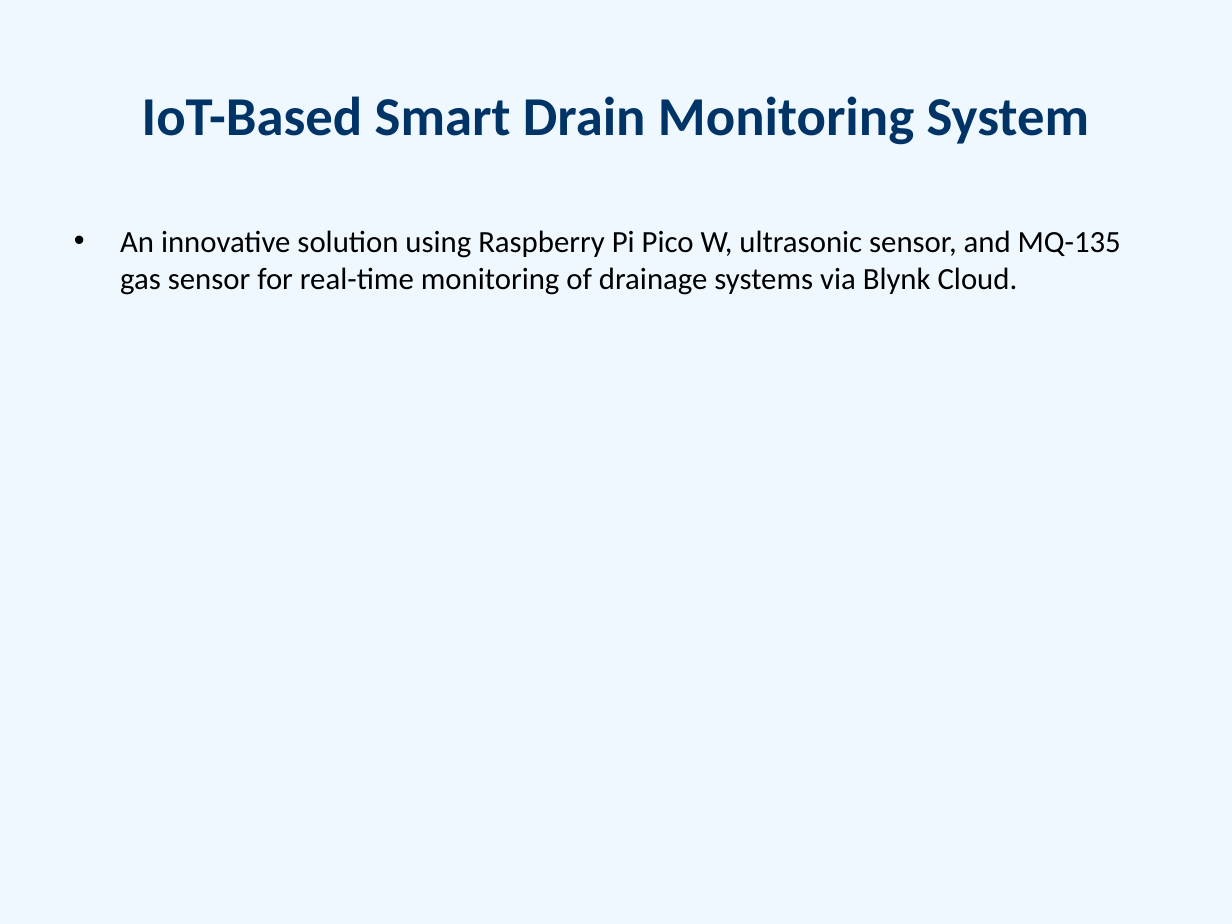
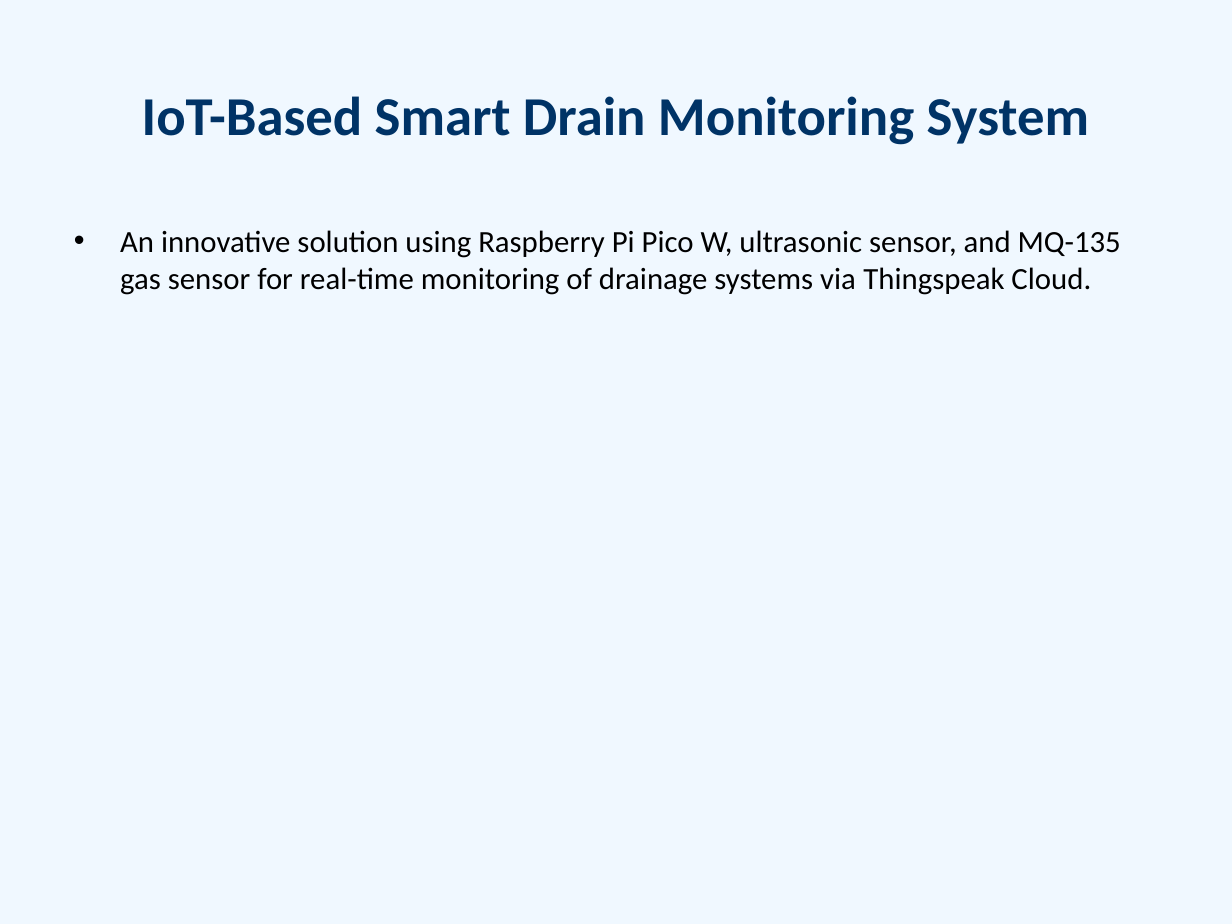
Before and after one commit to GaneshVardhan04/Smart-Drain-Monitoring-and-Alert-System, a slide deck: slide 1 of IoT_Smart_Drain_Monitoring_Presentation.pptx. Drawn at 1232x924 pixels with LibreOffice and Linux fonts; fonts in the diff are those of the drawing. Boxes give left, top, right and bottom in pixels: in the first picture for what was removed or moved away, otherwise in the second. Text is boxed around its words. In the diff, an @@ line names an element or a change of style, - is before the commit and + after.

```diff
--- a/IoT_Smart_Drain_Monitoring_Presentation.pptx
+++ b/IoT_Smart_Drain_Monitoring_Presentation.pptx
@@ text at (120, 230, 1121, 295): text changed @@
-• An innovative solution using Raspberry Pi Pico W, ultrasonic sensor, and MQ-135 gas sensor for real-time monitoring of drainage systems via Blynk Cloud.
+• An innovative solution using Raspberry Pi Pico W, ultrasonic sensor, and MQ-135 gas sensor for real-time monitoring of drainage systems via Thingspeak Cloud.
```
